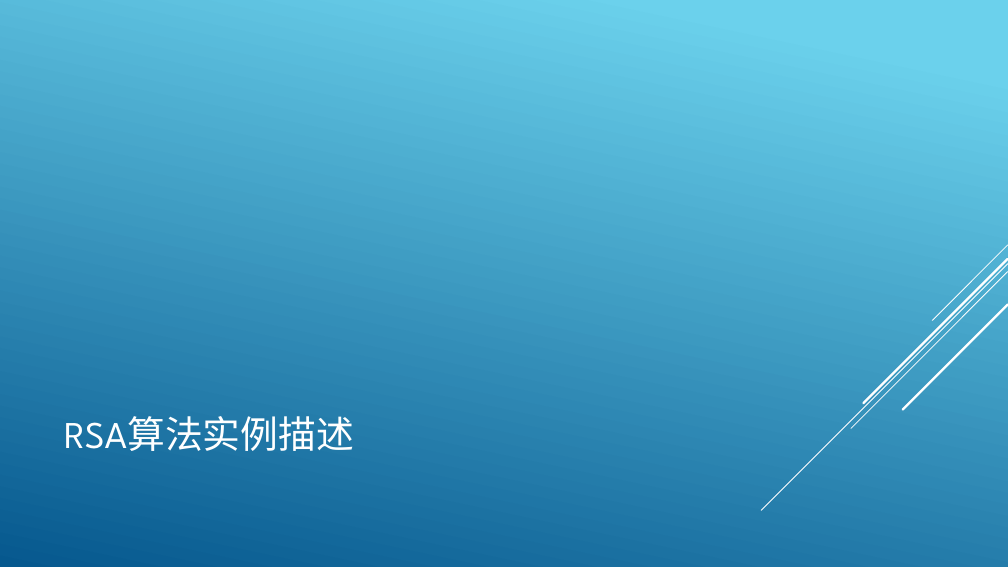
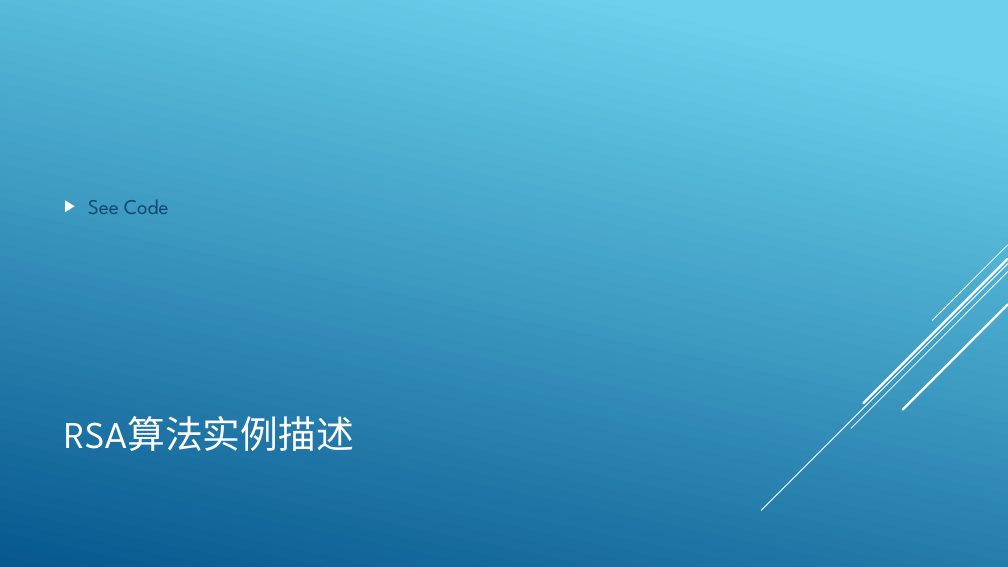
Before and after one commit to lmq1117/l56xx, a slide deck: slide 8 of document/limq.pptx. Drawn at 1008x567 pixels with LibreOffice and Linux fonts; fonts in the diff are those of the drawing. Boxes give left, top, right and bottom in pixels: in the first picture for what was removed or moved away, otherwise in the second. Text is boxed around its words. In the diff, an @@ line names an element or a change of style, - is before the commit and + after.

```diff
--- a/document/limq.pptx
+++ b/document/limq.pptx
@@ text added at box(88, 200, 169, 214), 20 pt, text #0F496F @@
+▶ See Code
```
Also in this commit, not shown: 2 other slides changed, 1 slide added, 2 slides removed.
